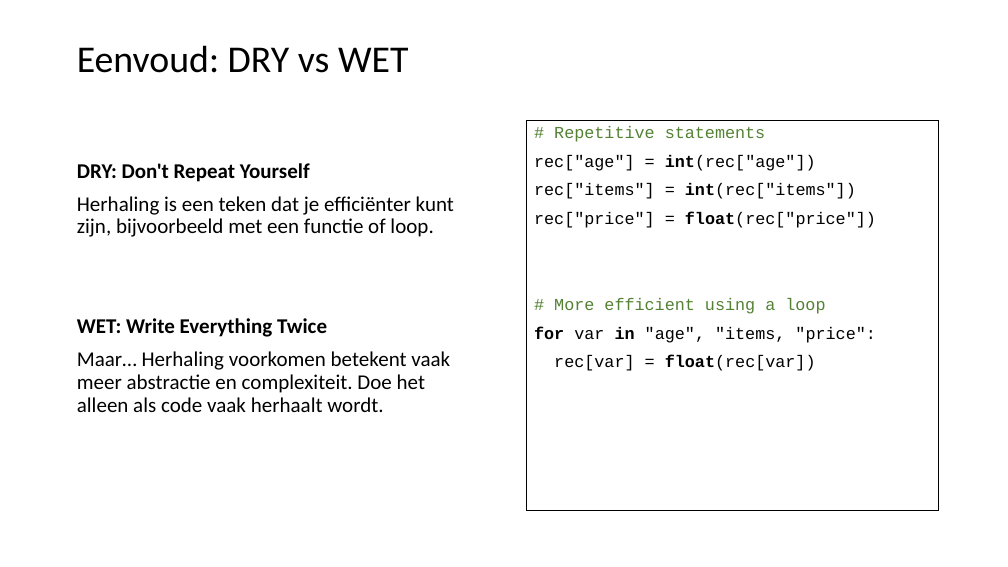
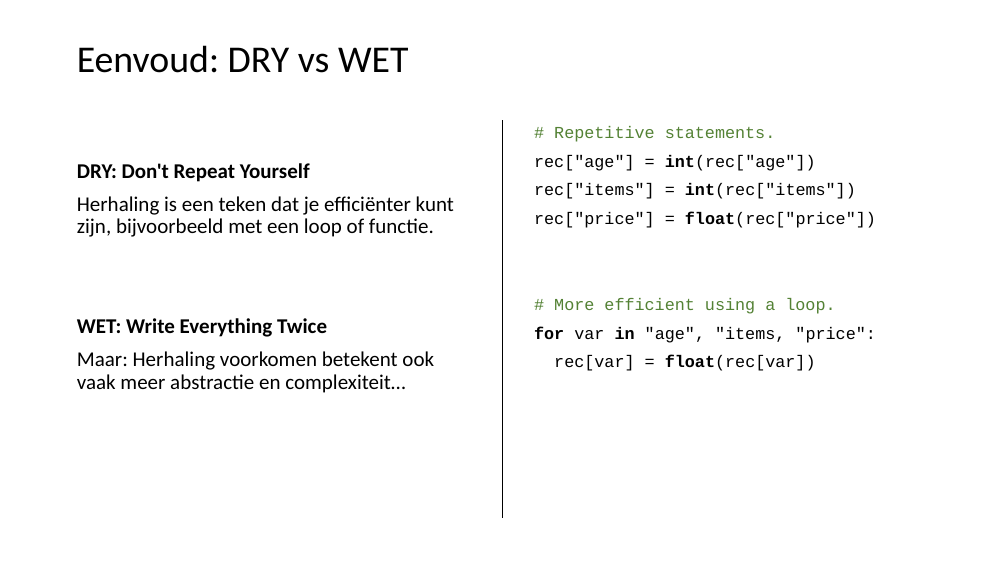
Before and after one commit to LFKoning/knowledge-sharing, a slide deck: slide 19 of python_trainees/2_production_code/python_traineeship_2.pptx (slide 18 before the commit). Drawn at 1008x567 pixels with LibreOffice and Linux fonts; fonts in the diff are those of the drawing. Boxes give left, top, right and bottom in pixels: in the first picture for what was removed or moved away, otherwise in the second. Text is boxed around its words. In the diff, an @@ line names an element or a change of style, - is before the commit and + after.

```diff
--- a/python_trainees/2_production_code/python_traineeship_2.pptx
+++ b/python_trainees/2_production_code/python_traineeship_2.pptx
@@ line added from (503, 120) to (503, 518), #000000 1.5 pt @@
@@ text "# Repetitive statements.": place and size @@
-text "# Repetitive statements." at <box>527,120,939,510</box>
+text "# Repetitive statements." at <box>534,126,875,371</box>
@@ text "# Repetitive statements." at <box>534,126,875,371</box>: outline #000000 0.75 pt to none @@
@@ text at <box>554,126,776,142</box>: text changed @@
-# Repetitive statements
+# Repetitive statements.
@@ text at <box>77,196,454,237</box>: text changed @@
-Herhaling is een teken dat je efficiënter kunt zijn, bijvoorbeeld met een functie of loop.
+Herhaling is een teken dat je efficiënter kunt zijn, bijvoorbeeld met een loop of functie.
@@ text at <box>554,298,835,314</box>: text changed @@
-# More efficient using a loop
+# More efficient using a loop.
@@ text at <box>77,351,434,393</box>: text changed @@
-Maar… Herhaling voorkomen betekent vaak meer abstractie en complexiteit. Doe het alleen als code vaak herhaalt wordt.
+Maar: Herhaling voorkomen betekent ook vaak meer abstractie en complexiteit…
```
Also in this commit, not shown: 30 other slides changed, 3 slides added, 1 slide removed, 12 other files.
